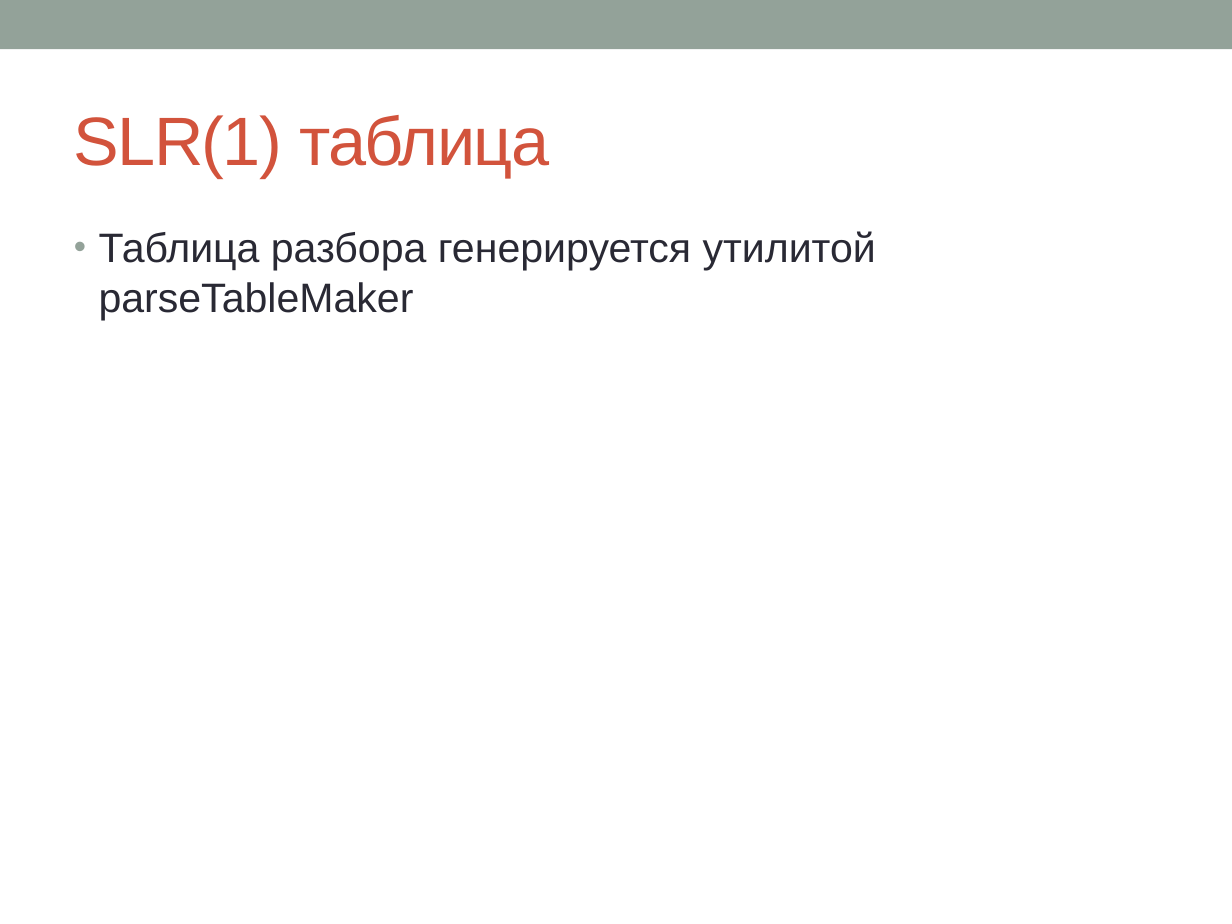
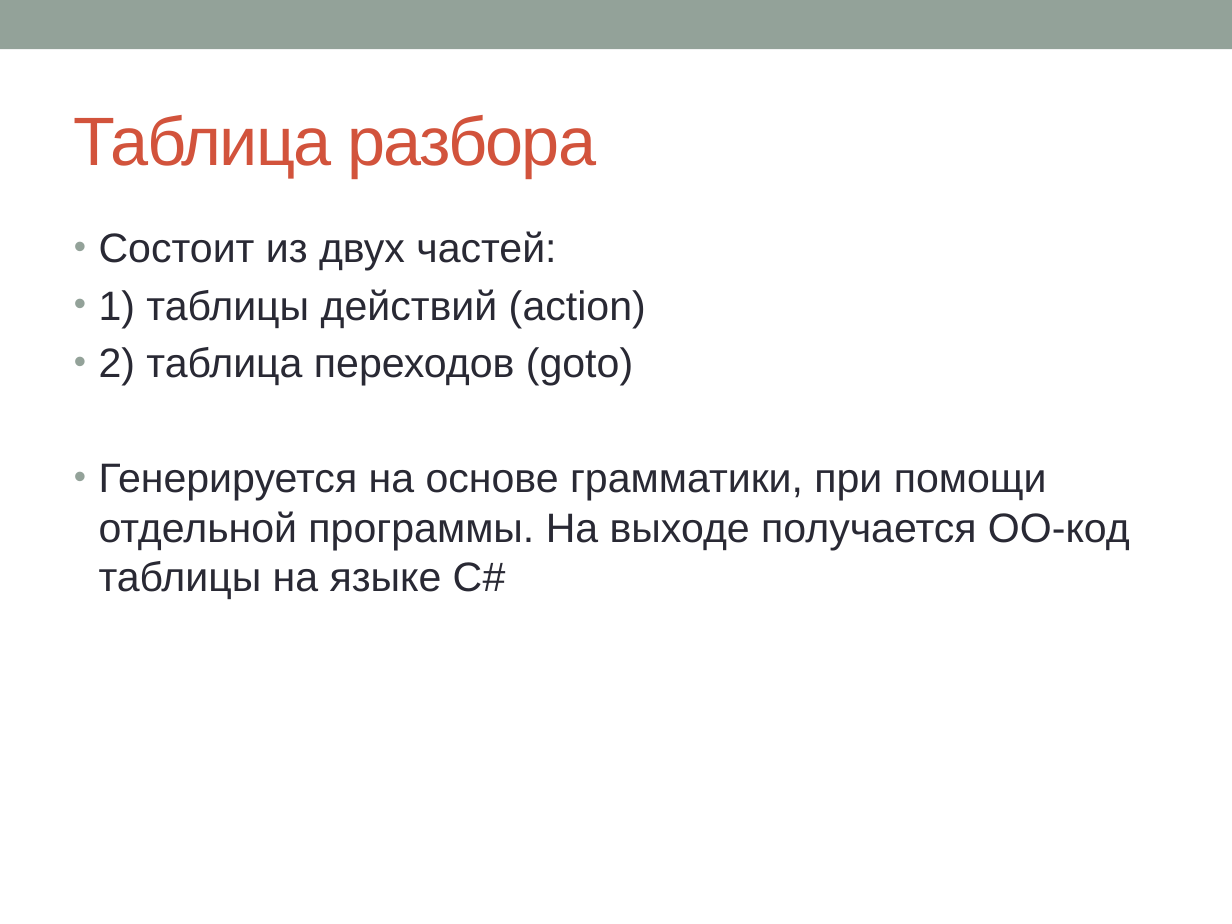
Before and after one commit to nikita-vanyasin/compiler, a slide deck: slide 9 of docs/Py.pptx (slide 8 before the commit). Drawn at 1232x924 pixels with LibreOffice and Linux fonts; fonts in the diff are those of the drawing. Boxes give left, top, right and bottom in pixels: in the first picture for what was removed or moved away, otherwise in the second. Text is boxed around its words. In the diff, an @@ line names an element or a change of style, - is before the commit and + after.

```diff
--- a/docs/Py.pptx
+++ b/docs/Py.pptx
@@ title at (x1=74, y1=115, x2=596, y2=178): text changed @@
-SLR(1) таблица
+Таблица разбора
@@ text at (x1=99, y1=231, x2=1130, y2=599): text changed @@
-• Таблица разбора генерируется утилитой parseTableMaker
+• Состоит из двух частей:
+• 1) таблицы действий (action)
+• 2) таблица переходов (goto)
+• Генерируется на основе грамматики, при помощи отдельной программы. На выходе получается ОО-код таблицы на языке С#
```
Also in this commit, not shown: 6 other slides changed, 4 slides added, 1 slide removed, 11 other files.
